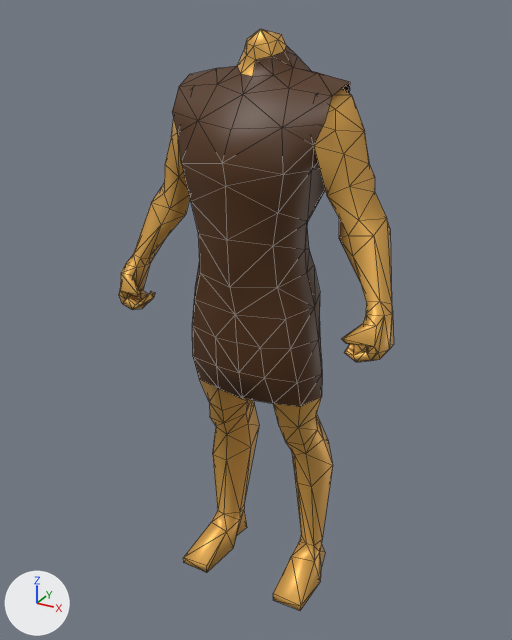
The COLLADA model binaries/data/mods/public/art/animation/biped/rider/cavalry/javelin/trot.dae as it was, and as the next commit left it.
Both versions are drawn from a camera (50 mm lens) standing at (2.07, -3.81, 3.96) and looking at (-0.04, 0.02, 2.04). Arrows for +X, +Y and +Z are at lower left; the lights stay in place. Mesh edges are drawn as thin lines.

The first picture shows 'm_armor_tunic_short'.
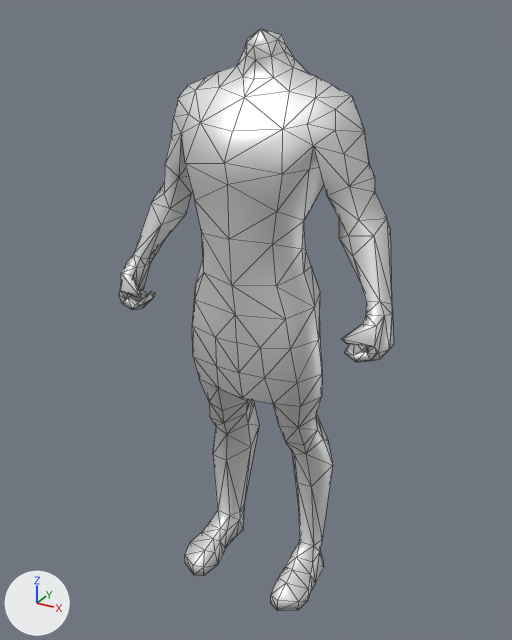
The edits, one by one:
Material 'Skin.001' (mat_skin_001) is new.
Its base color is (0.8, 0.8, 0.8) (white #e7e7e7).
Its metallic is 0.5.
me_cube_010 is used by ob_m_armor_tunic_short; location (0.0, 0.0, 0.0).
me_cube_010 had 391 vertices, 752 faces and spanned x -0.96..0.96, y -0.43..0.4, z 0.0..3.85.
me_cube_010 now has 423 vertices, 836 faces and spans x -0.96..0.96, y -0.41..0.4, z 0.0..3.85.
Part 1, on me_cube_010:
34 vertices are removed from x -0.53..0.53, y -0.37..0.28, z 2.42..3.58.
111 faces are deleted.
3 vertices in x -0.23..0.23, y -0.2..-0.09, z 3.52..3.55 move by (0.0, 0.02, -0.02).
3 vertices in x -0.3..0.3, y 0.19..0.31, z 2.58..3.37 move by (0.0, -0.02, 0.0).
39 vertices move from x -0.38..0.38, y -0.43..0.36, z 2.43..3.71 to x -0.36..0.36, y -0.41..0.34, z 2.43..3.7.
24 vertices are added at x -0.46..0.46, y -0.35..0.25, z 2.42..3.56.
111 new faces join them.
Part 2, on me_cube_010:
22 vertices are removed from x -0.51..0.51, y -0.3..0.34, z 0.0..0.18.
62 faces are deleted.
4 vertices move from x -0.36..0.36, y -0.01..0.08, z 0.18..0.26 to x -0.31..0.31, y -0.01..0.08, z 0.18..0.26.
64 vertices are added at x -0.51..0.51, y -0.38..0.3, z 0.0..0.2.
146 new faces join them.
me_cube_010 part 3: 137 faces spanning x -0.49..0.49, y -0.41..0.34, z 1.58..3.76 switch from mat_armor (brown #523010) to mat_skin_001 (white #e7e7e7).
me_cube_010 part 4: 442 faces spanning x -0.96..0.96, y -0.34..0.4, z 0.14..3.85 switch from mat_skin (orange #e7b056) to mat_skin_001 (white #e7e7e7).

Changed parts and their boxes [x1, y1, x2, y2] in the pictures (512 x 640 px; the box of a moved part takes in the faces that stretch with it):
part 1 of me_cube_010, moved or reshaped: [165, 56, 352, 319] in both
part 2 of me_cube_010, built on: before [183, 461, 325, 611]; after [185, 461, 324, 611]
part 3 of me_cube_010, recoloured (brown to white): [192, 45, 322, 407] in both
part 4 of me_cube_010, recoloured (brown to white): [119, 29, 393, 551] in both
